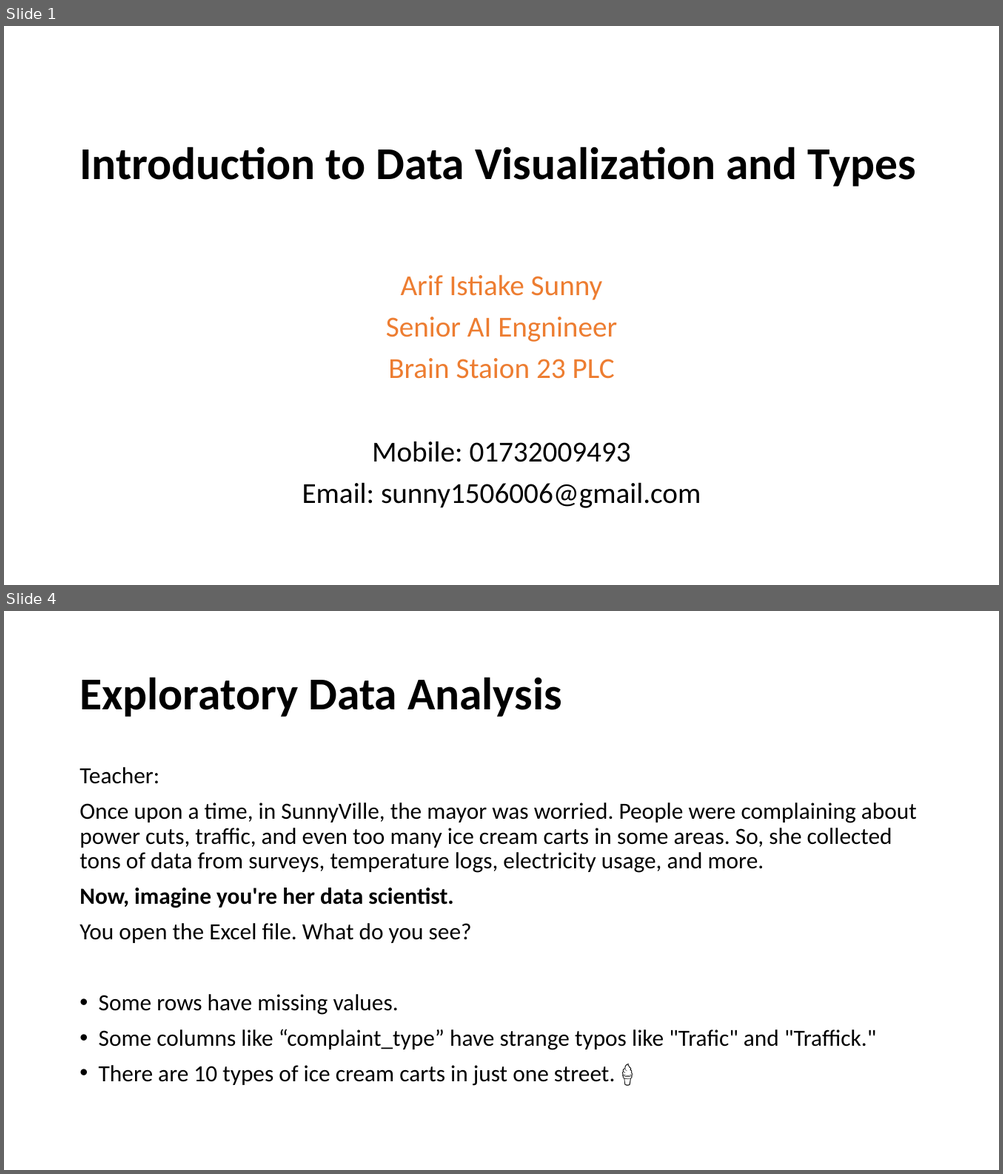
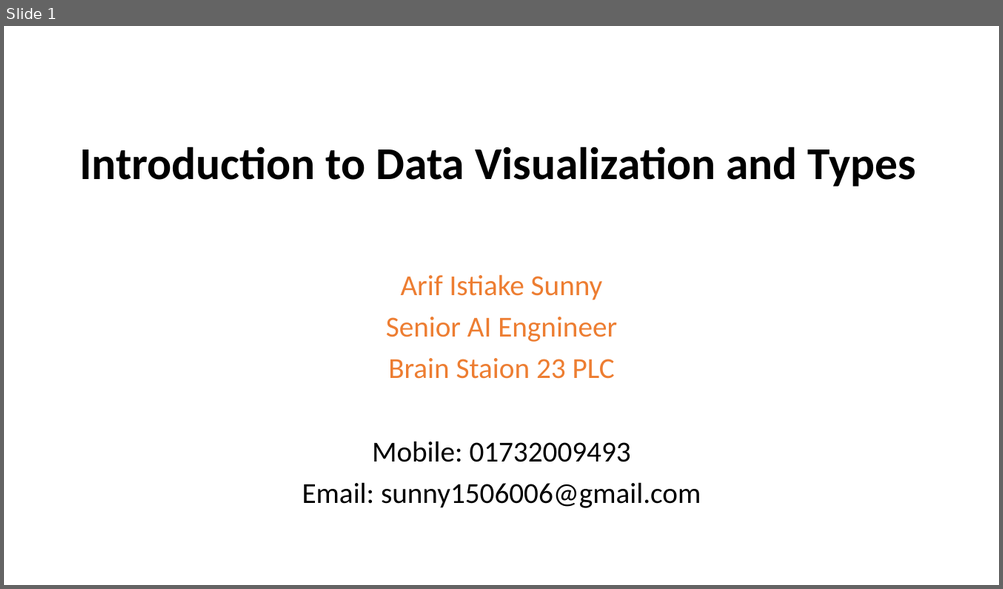
Before and after one commit to nahidniloy14/Data-Visualization, a slide deck: Introduction to Data Visualization and Types.pptx. Shown one above the other, each under a label of ours: slides 1 and 4 before the commit, slide 1 after it; the slides between them are not shown. The pictures are 1003x1174 and 1003x589 pixels, drawn with LibreOffice and Linux fonts; fonts in the diff are those of the drawing. Boxes give left, top, right and bottom in pixels: in the first picture for what was removed or moved away, otherwise in the second. Text is boxed around its words. In the diff, an @@ line names an element or a change of style, - is before the commit and + after.

Commit message:
Time Series

```diff
--- a/Introduction to Data Visualization and Types.pptx
+++ b/Introduction to Data Visualization and Types.pptx
@@ slide 4 removed at bbox=[4, 611, 999, 1170], background #FFFFFF @@
@@ title removed at bbox=[79, 677, 562, 717] @@
-Exploratory Data Analysis
@@ text removed at bbox=[79, 767, 916, 1086] @@
-Teacher:
-Once upon a time, in SunnyVille, the mayor was worried. People were complaining about power cuts, traffic, and even too many ice cream carts in some areas. So, she collected tons of data from surveys, temperature logs, electricity usage, and more.
-Now, imagine you're her data scientist.
-You open the Excel file. What do you see?
-• Some rows have missing values.
-• Some columns like “complaint_type” have strange typos like "Trafic" and "Traffick."
-• There are 10 types of ice cream carts in just one street. 🍦
```
Also in this commit, not shown: 1 slide changed, 8 slides added, 10 other slides removed, 3 other files.
